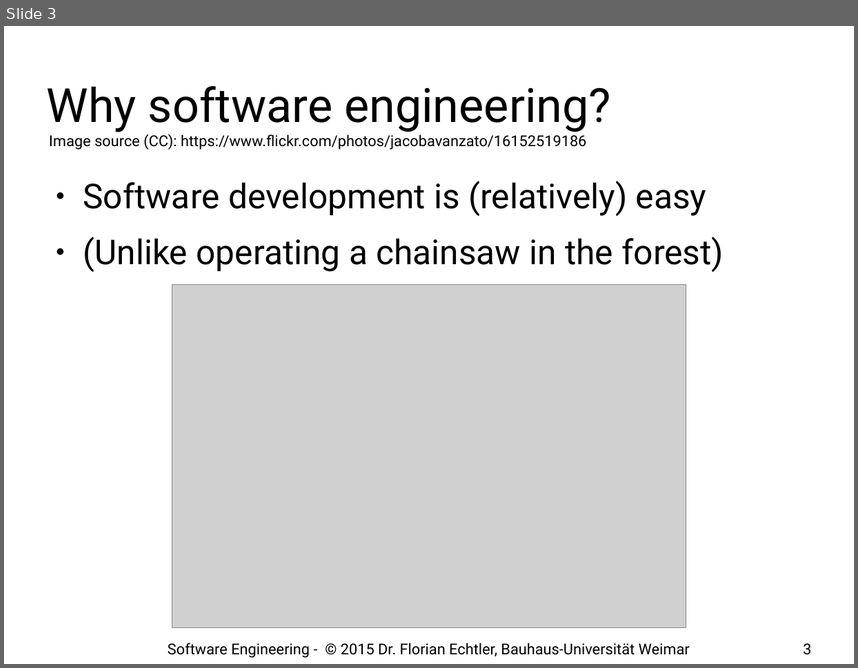
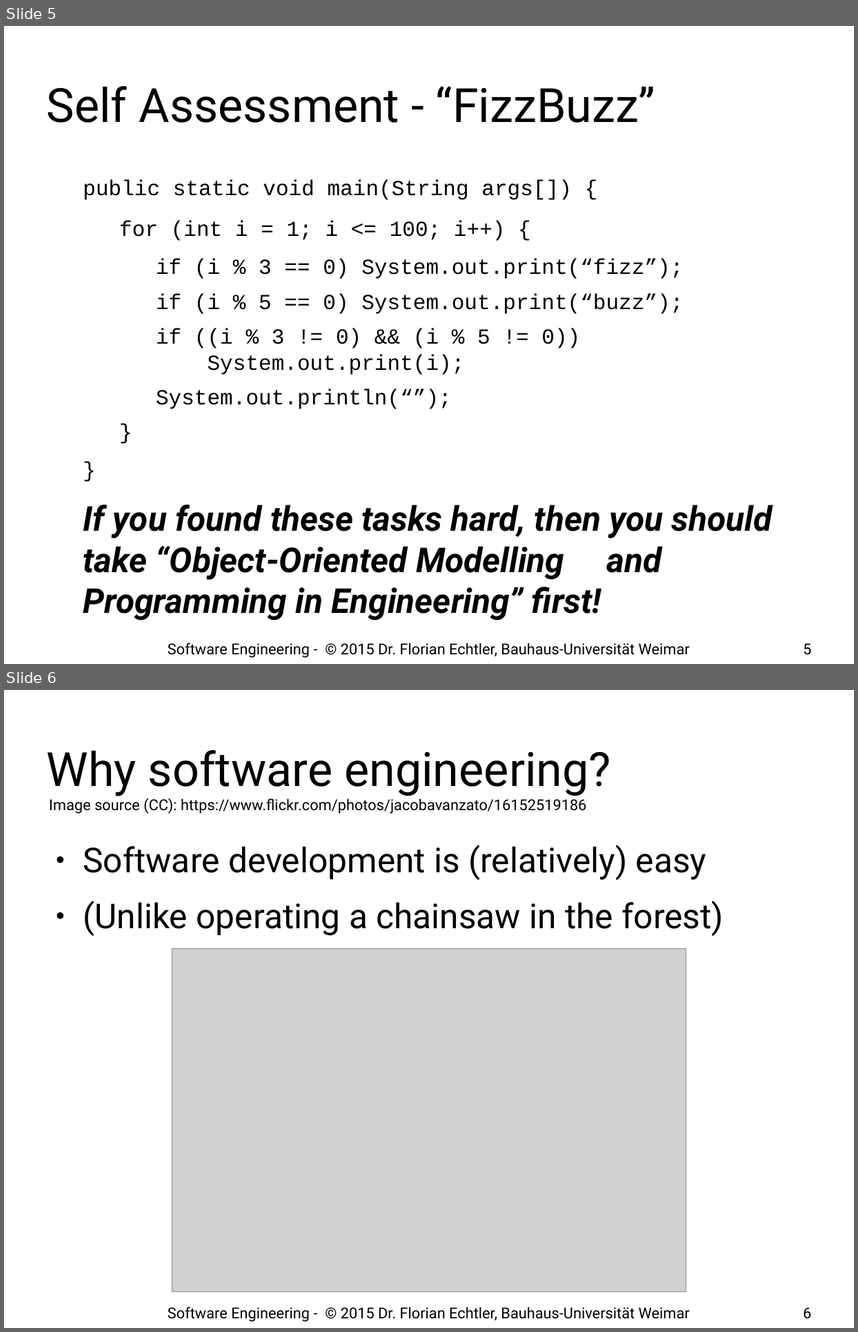
Before and after one commit to floe/software-engineering, a slide deck: 01-introduction.odp. Shown one above the other, each under a label of ours: slide 3 before the commit, slides 5 and 6 after it. The pictures are 858x668 and 858x1332 pixels, drawn with LibreOffice and Linux fonts; fonts in the diff are those of the drawing; grey boxes stand for pictures; background and template pictures are left out. Boxes give left, top, right and bottom in pixels: in the first picture for what was removed or moved away, otherwise in the second. Text is boxed around its words. In the diff, an @@ line names an element or a change of style, - is before the commit and + after.

```diff
--- a/01-introduction.odp
+++ b/01-introduction.odp
@@ slide 5 added at [4, 26, 854, 664], background #FFFFFF @@
@@ title added at [47, 86, 655, 123], 44 pt, text #000000 @@
+Self Assessment - “FizzBuzz”
@@ text added at [83, 180, 773, 620], 20 pt, text #000000 @@
+public static void main(String args[]) {
+  for (int i = 1; i <= 100; i++) {
+    if (i % 3 == 0) System.out.print(“fizz”);
+    if (i % 5 == 0) System.out.print(“buzz”);
+    if ((i % 3 != 0) && (i % 5 != 0)) System.out.print(i);
+    System.out.println(“”);
+  }
+}
+If you found these tasks hard, then you should take “Object-Oriented Modelling and Programming in Engineering” first!
@@ text added at [168, 642, 690, 657], 14 pt, text #000000 @@
+Software Engineering - © 2015 Dr. Florian Echtler, Bauhaus-Universität Weimar
@@ page number added at [803, 643, 811, 655], 14 pt, text #000000 @@
+5
@@ what was slide 3 is now slide 6 @@
@@ page number at [803, 1307, 811, 1319]: text changed @@
-3
+6
```
Also in this commit, not shown: 16 slides changed, 12 other slides added.
